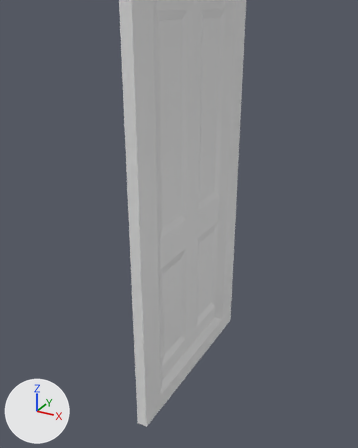
What one commit did to the FBX model Assets/Door/Door Portal FIX.fbx.
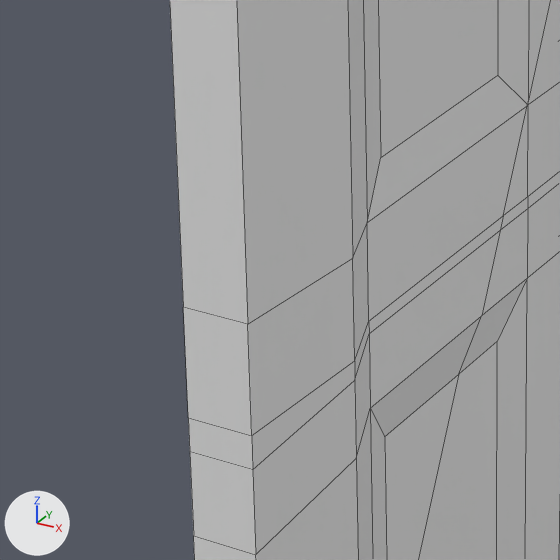
Each version is shown from a 50 mm lens placed at (4.22, -8.21, 7.51), pointed at (0.52, -1.49, 4.15), then close up on the part from 28% to 54% of the width and 45% to 66% of the height. The lights are fixed; the arrows at lower left show +X, +Y and +Z. The close-ups show mesh edges as thin lines. Materials are left out; every surface is plain grey. Where no turn or scale is listed for an object, it has been applied to the vertices.

Objects in the first close-up: 'Door.001'.
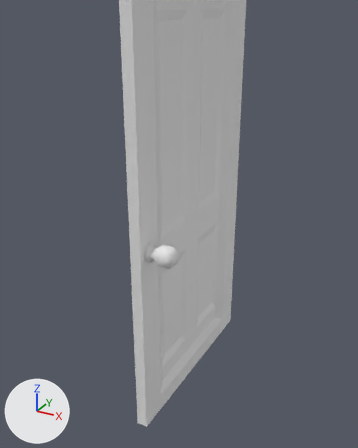
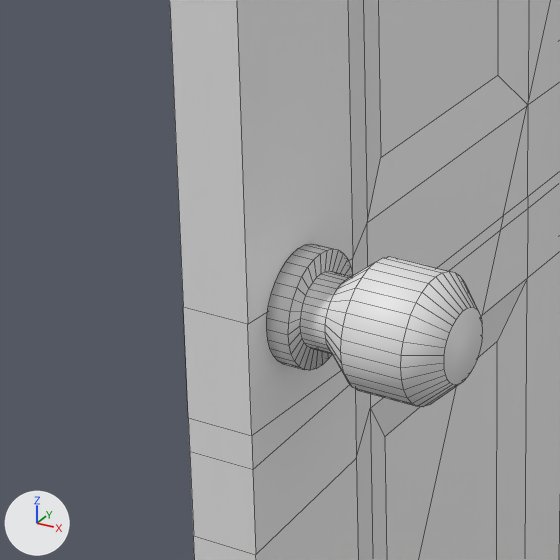
Commit message: A final hurrah or something a rather

Diff of the bpy script that builds the scene:
```diff
--- a/Assets/Door/Door Portal FIX.fbx.py
+++ b/Assets/Door/Door Portal FIX.fbx.py
@@ me_cylinder_001 @@
+me_cylinder_001.from_pydata(...)  # 224 vertices, 194 faces; spans x -0.259..0.265, y -0.19..0.19, z -0.19..0.19
@@ ob_cylinder_001 @@
+ob_cylinder_001 = bpy.data.objects.new('Cylinder.001', me_cylinder_001)
+ob_cylinder_001.location = (0.373, -1.808, 3.662)
```

Boxes [x1, y1, x2, y2] around the edits, measured in the close-ups (560 x 560 px):
'Cylinder.001', added
    after: [267, 244, 483, 407]
